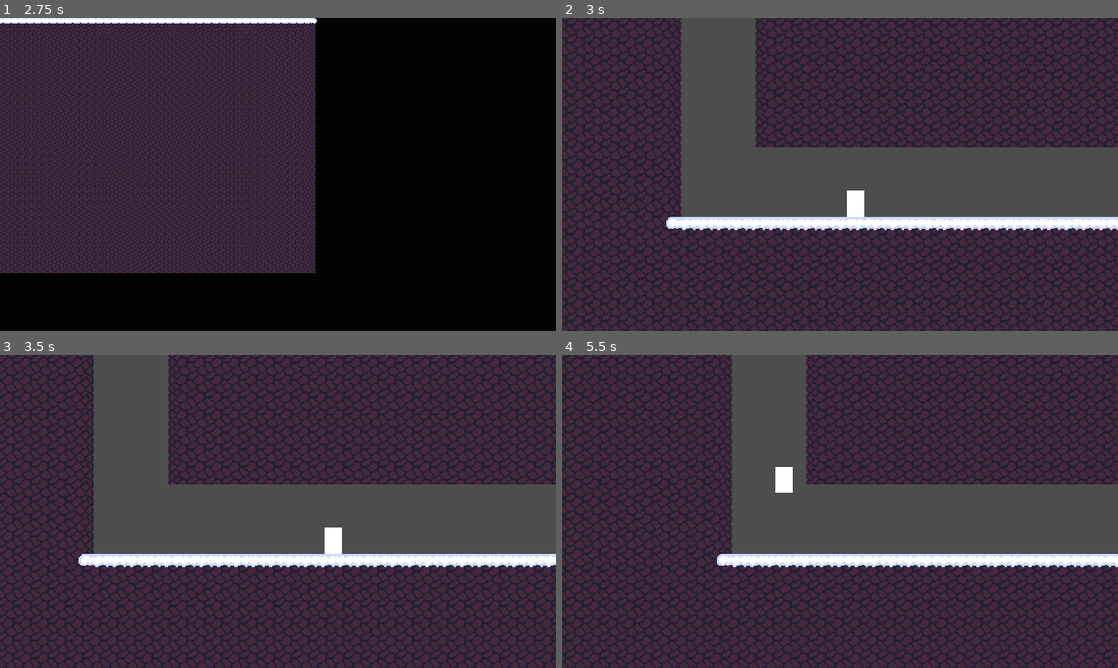
Above: before the commit, frames 1-4 (two rows, left to right).
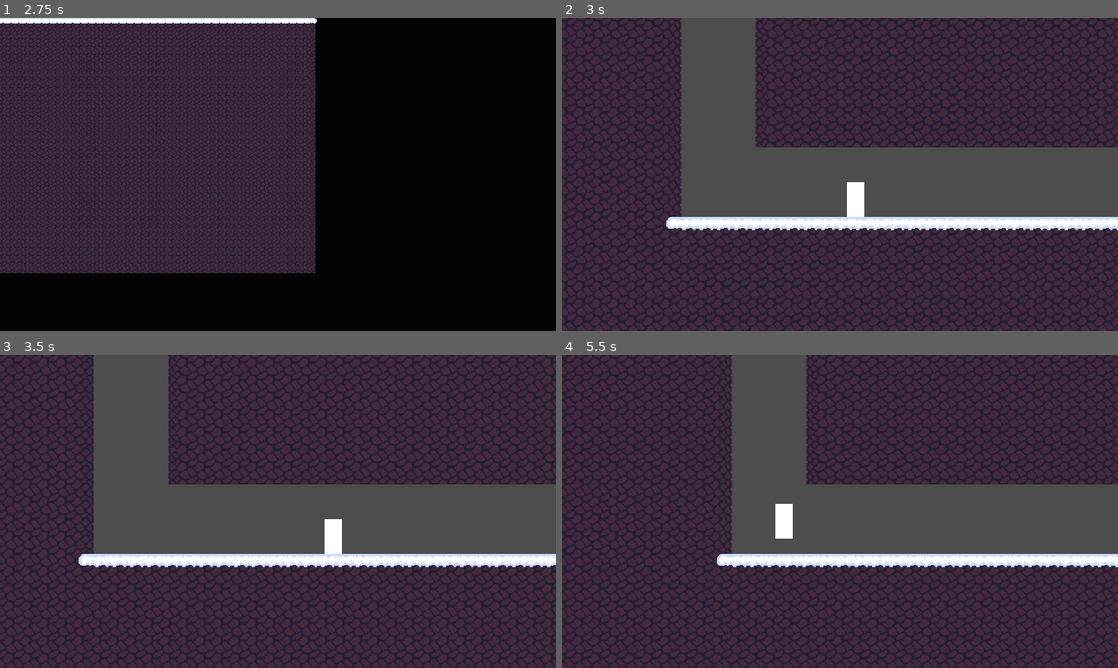
Above: after the commit, the same moments.

Repository: Tooffeer/1st-Semester-Creative-Project
Game: Godot game, scene res://Scenes/Main/main.tscn
Same seed, same stepped clock (60 frames per second), same inputs: the game is played once before the commit and once after it.
Inputs:
- Up to frame 1 (2.75 s): click "Start" at 0.5 s; click "Start" at 1.25 s; tap Enter at 2 s; hold D (right) from 2.03 s (still down); tap Space (jump) at 2.27 s
- Up to frame 2 (3 s): keep holding D (right)
- Up to frame 3 (3.5 s): keep holding D (right); tap Space (jump) at 3.02 s
- Up to frame 4 (5.5 s): release D (right) at 3.53 s; hold A (left) from 3.53 s (still down); tap Space (jump) at 4.52, 5.27 s

Frame 1 is identical in both runs. In frame 2, less than 0.1% of the frame differs, in the area x 51-55%, y 52-56%; in frame 3, less than 0.1%; in frame 4, 0.7%, in the area x 0-77%, y 2-98%.

Commit message:
Update player.tscn

Diff:
--- a/1st Semester Creative Project/Scenes/Game/Player2D/player.tscn
+++ b/1st Semester Creative Project/Scenes/Game/Player2D/player.tscn
@@ -3,10 +3,10 @@
 [ext_resource type="Script" path="res://Scenes/Game/Player2D/player.gd" id="1_ede4o"]
 
 [sub_resource type="RectangleShape2D" id="RectangleShape2D_vaaau"]
-size = Vector2(16, 24)
+size = Vector2(16, 32)
 
 [sub_resource type="QuadMesh" id="QuadMesh_2vj0m"]
-size = Vector2(16, 24)
+size = Vector2(16, 32)
 
 [node name="Player" type="CharacterBody2D"]
 script = ExtResource("1_ede4o")
